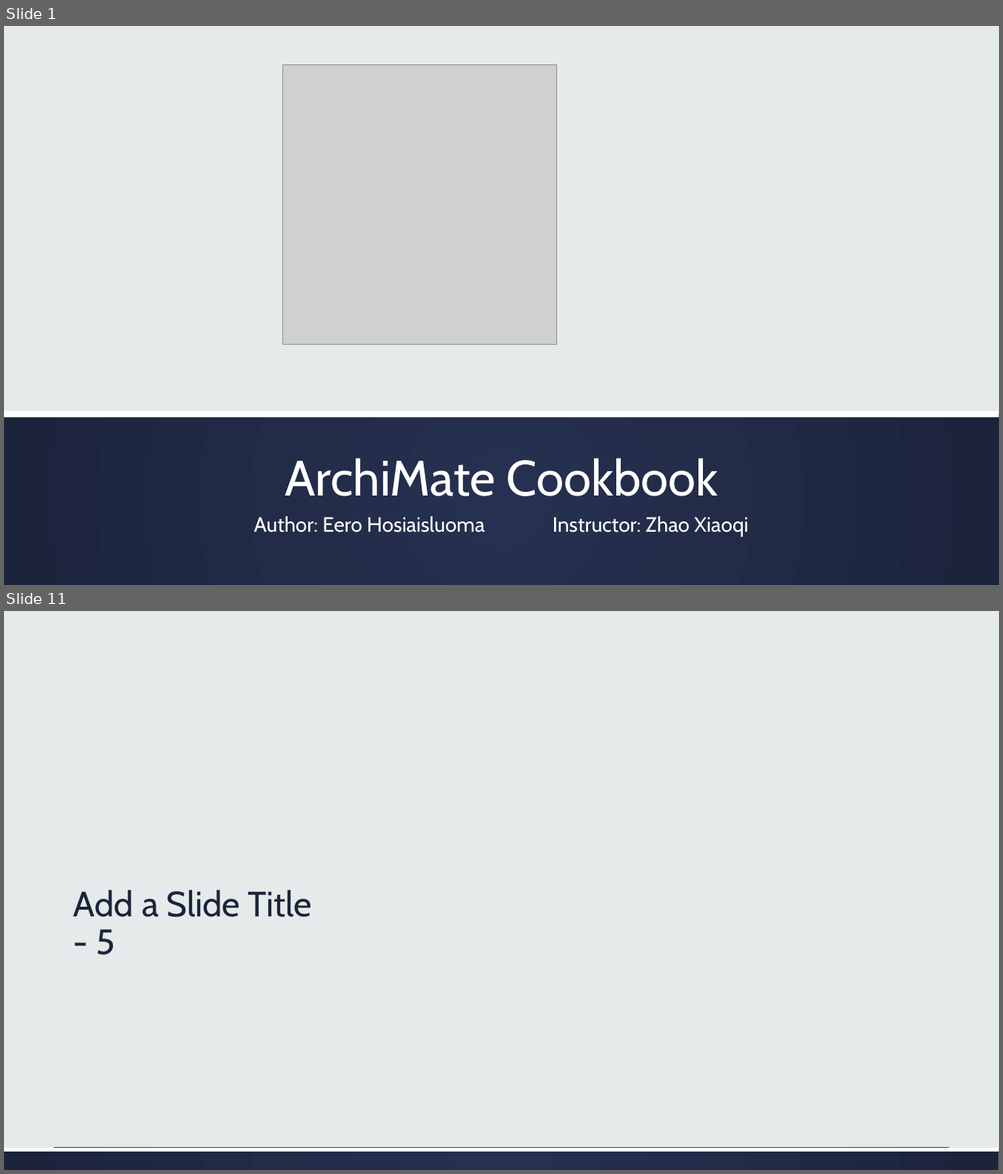
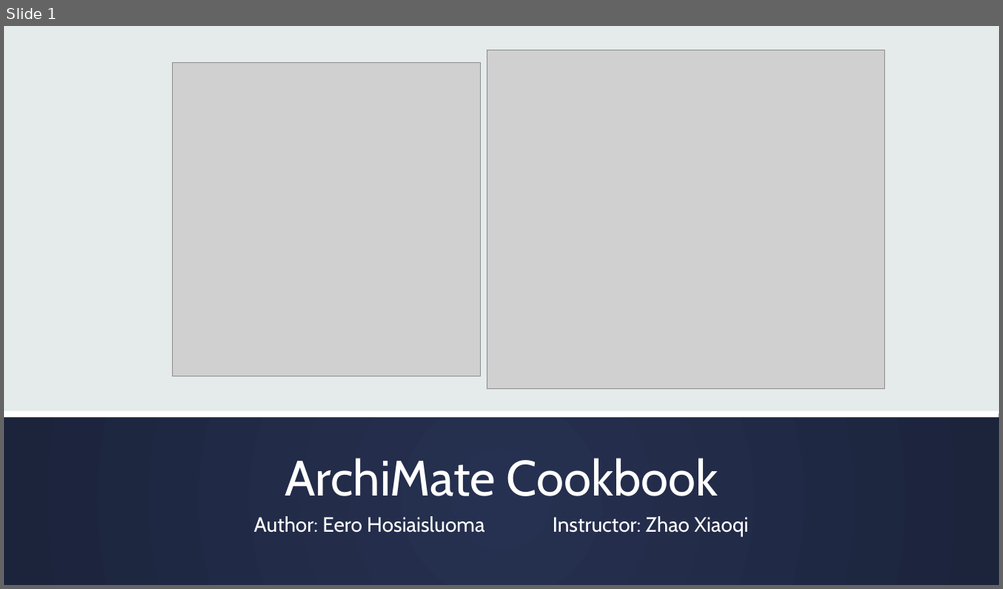
Before and after one commit to yasenstar/ArchiMate-Cookbook, a slide deck: ArchiMate_Cookbook.pptx. Shown one above the other, each under a label of ours: slides 1 and 11 before the commit, slide 1 after it; the slides between them are not shown. The pictures are 1003x1174 and 1003x589 pixels, drawn with LibreOffice and Linux fonts; fonts in the diff are those of the drawing; grey boxes stand for pictures; background and template pictures are left out. Boxes give left, top, right and bottom in pixels: in the first picture for what was removed or moved away, otherwise in the second. Text is boxed around its words. In the diff, an @@ line names an element or a change of style, - is before the commit and + after.

```diff
--- a/ArchiMate_Cookbook.pptx
+++ b/ArchiMate_Cookbook.pptx
@@ slide 11 removed at box(4, 611, 999, 1170), background #E5EAEA @@
@@ title removed at box(74, 890, 312, 955) @@
-Add a Slide Title - 5
@@ rectangle removed at box(4, 1148, 999, 1170) @@
@@ rectangle removed at box(4, 1148, 999, 1152) @@
@@ slide 1 changed as well @@
@@ picture: place and size @@
-picture at box(282, 64, 557, 345)
+picture at box(173, 62, 481, 377)
@@ picture added at box(486, 50, 885, 389) @@
```
Also in this commit, not shown: 1 slide added, 11 other slides removed.
